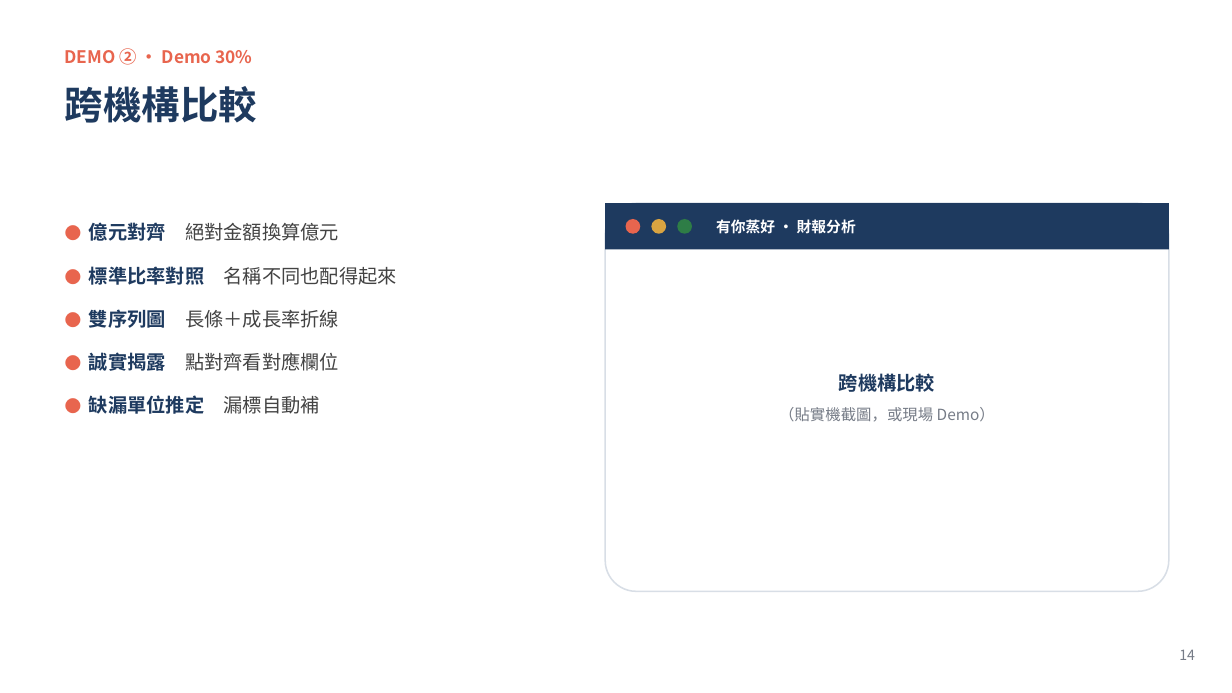
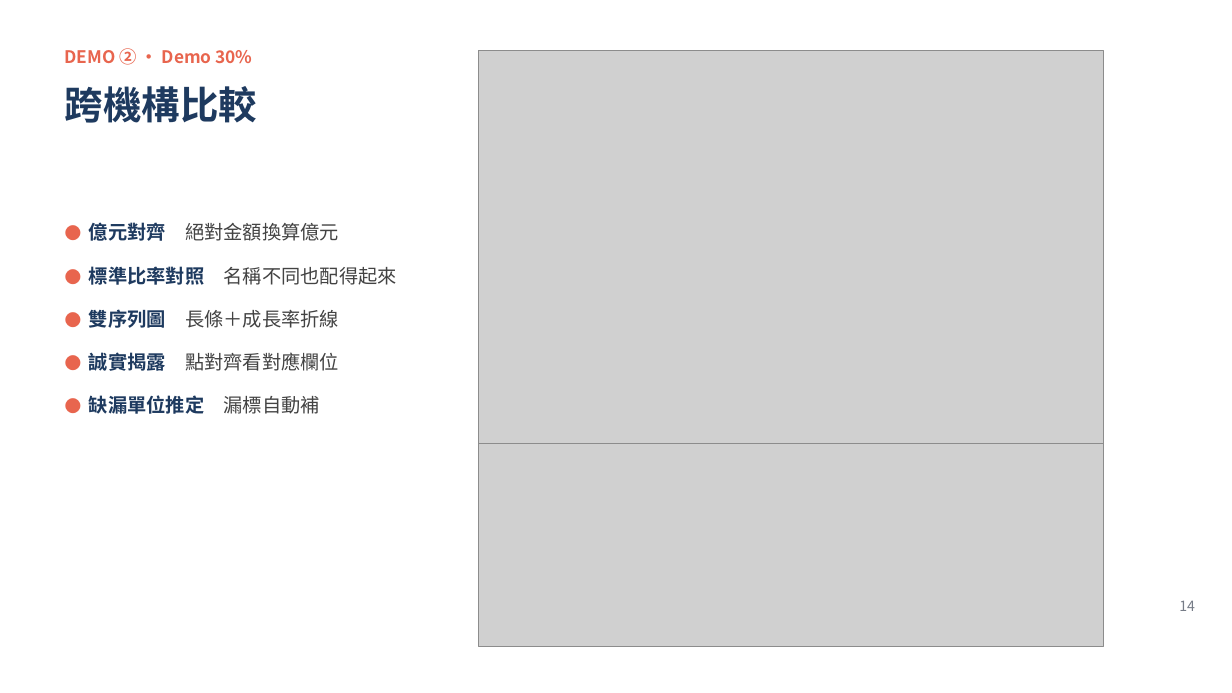
Before and after one commit to WangChiaChen/hybrid-rag-project, a slide deck: slide 17 of 簡報與文件/比賽簡報_升級版.pptx. Drawn at 1232x693 pixels with LibreOffice and Linux fonts; fonts in the diff are those of the drawing; grey boxes stand for pictures. Boxes give left, top, right and bottom in pixels: in the first picture for what was removed or moved away, otherwise in the second. Text is boxed around its words. In the diff, an @@ line names an element or a change of style, - is before the commit and + after.

```diff
--- a/簡報與文件/比賽簡報_升級版.pptx
+++ b/簡報與文件/比賽簡報_升級版.pptx
@@ picture added at (479, 51, 1104, 448) @@
@@ rounded rectangle removed at (605, 203, 1169, 592) @@
@@ rectangle removed at (605, 203, 1169, 250) @@
@@ ellipse removed at (626, 219, 640, 234) @@
@@ ellipse removed at (652, 219, 666, 234) @@
@@ ellipse removed at (677, 219, 692, 234) @@
@@ text removed at (716, 219, 856, 234) @@
-有你蒸好 · 財報分析
@@ text removed at (779, 373, 995, 422) @@
-跨機構比較
-（貼實機截圖，或現場 Demo）
@@ picture added at (479, 444, 1104, 646) @@
@@ text "14": place and size @@
-text "14" at (1179, 649, 1195, 660)
+text "14" at (1179, 600, 1195, 611)
```
Also in this commit, not shown: 17 other slides changed, 2 other files.
